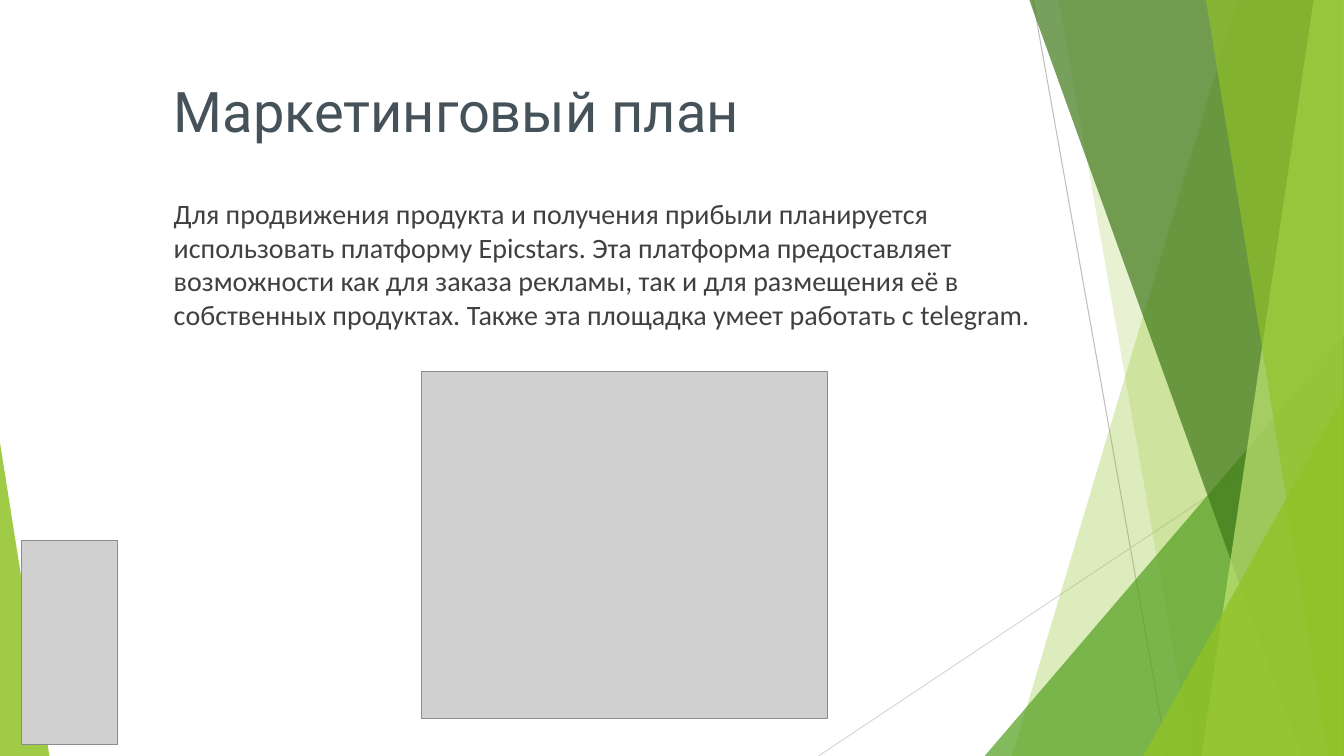
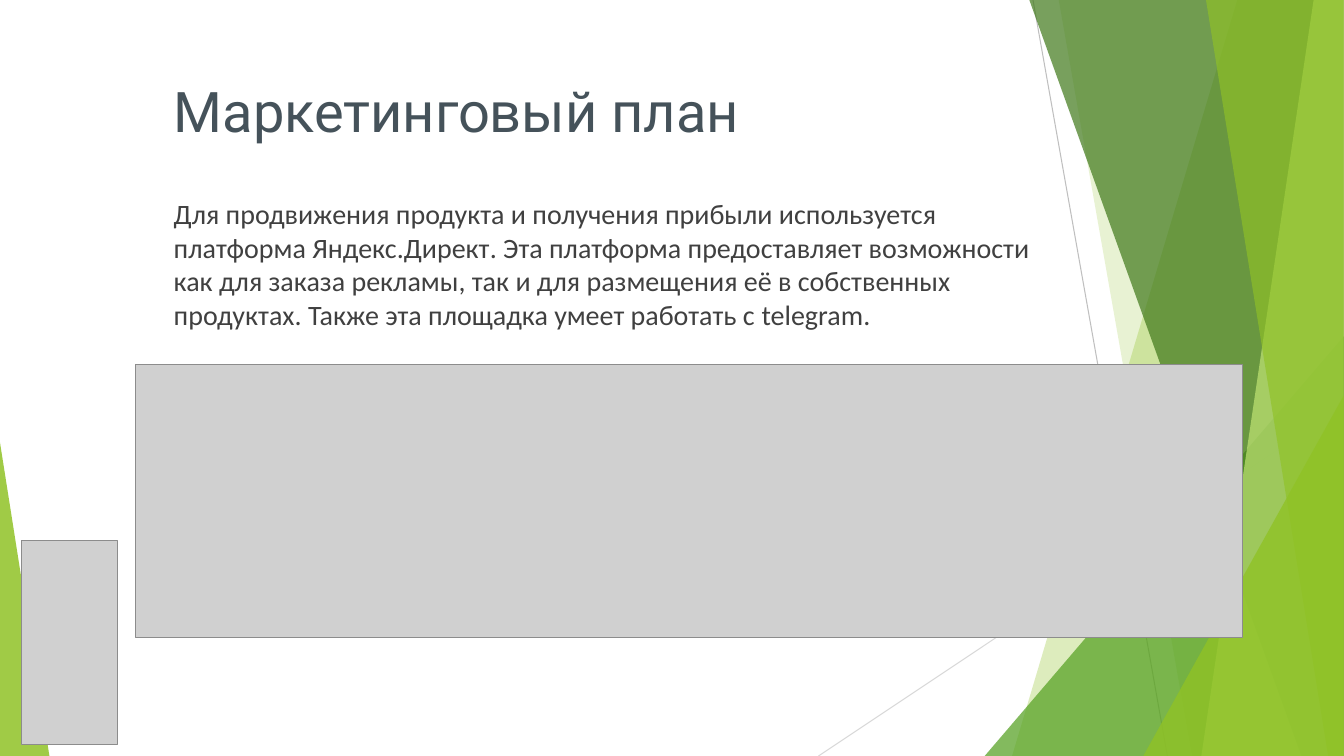
Before and after one commit to zlatopyst/DESING, a slide deck: slide 13 of doc/ProjectBot.pptx (slide 10 before the commit). Drawn at 1344x756 pixels with LibreOffice and Linux fonts; fonts in the diff are those of the drawing; grey boxes stand for pictures; background and template pictures are left out. Boxes give left, top, right and bottom in pixels: in the first picture for what was removed or moved away, otherwise in the second. Text is boxed around its words. In the diff, an @@ line names an element or a change of style, - is before the commit and + after.

```diff
--- a/doc/ProjectBot.pptx
+++ b/doc/ProjectBot.pptx
@@ text at [174, 205, 1029, 330]: text changed @@
-Для продвижения продукта и получения прибыли планируется использовать платформу Epicstars. Эта платформа предоставляет возможности как для заказа рекламы, так и для размещения её в собственных продуктах. Также эта площадка умеет работать с telegram.
+Для продвижения продукта и получения прибыли используется платформа Яндекс.Директ. Эта платформа предоставляет возможности как для заказа рекламы, так и для размещения её в собственных продуктах. Также эта площадка умеет работать с telegram.
@@ picture added at [135, 365, 1243, 637] @@
@@ picture removed at [421, 371, 827, 719] @@
```
Also in this commit, not shown: 7 other slides changed, 5 slides added, 2 slides removed.
